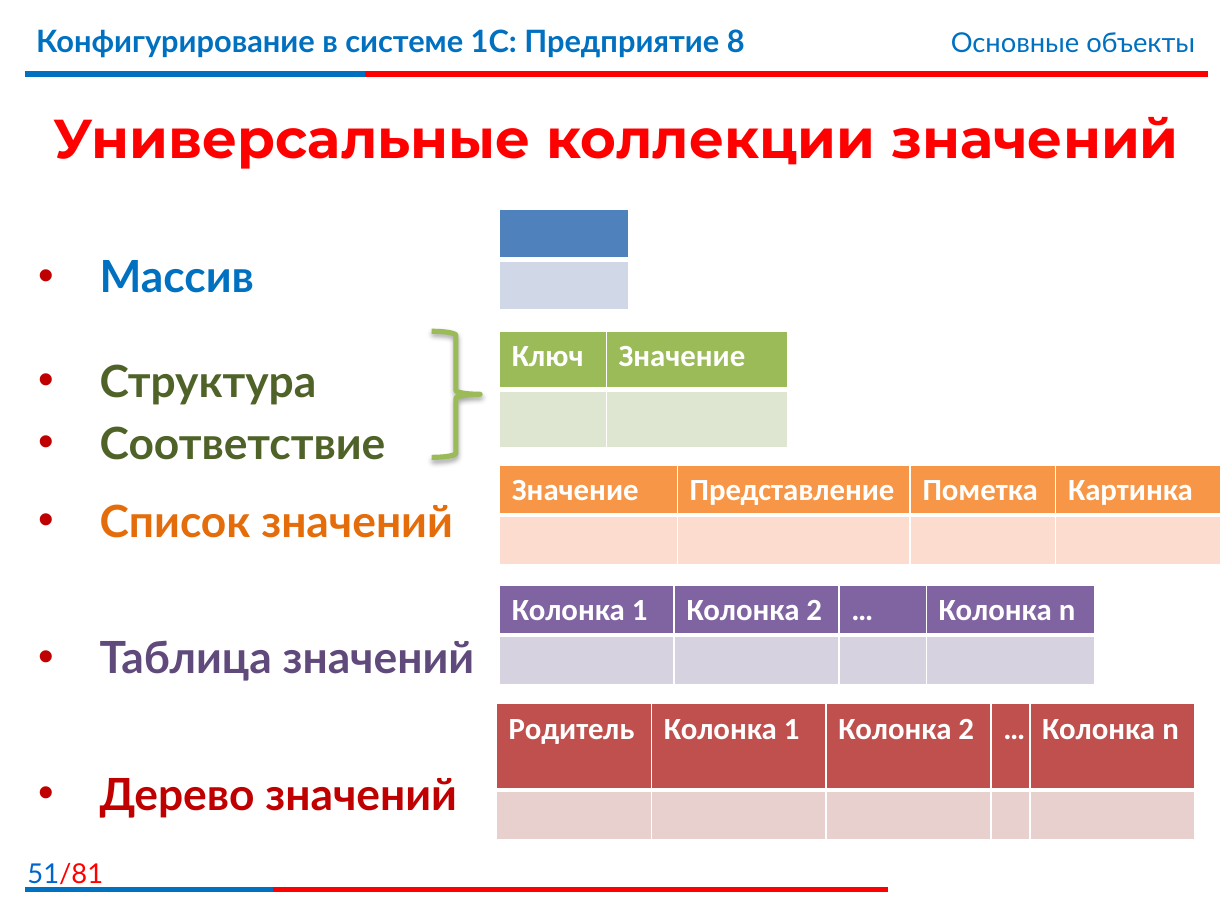
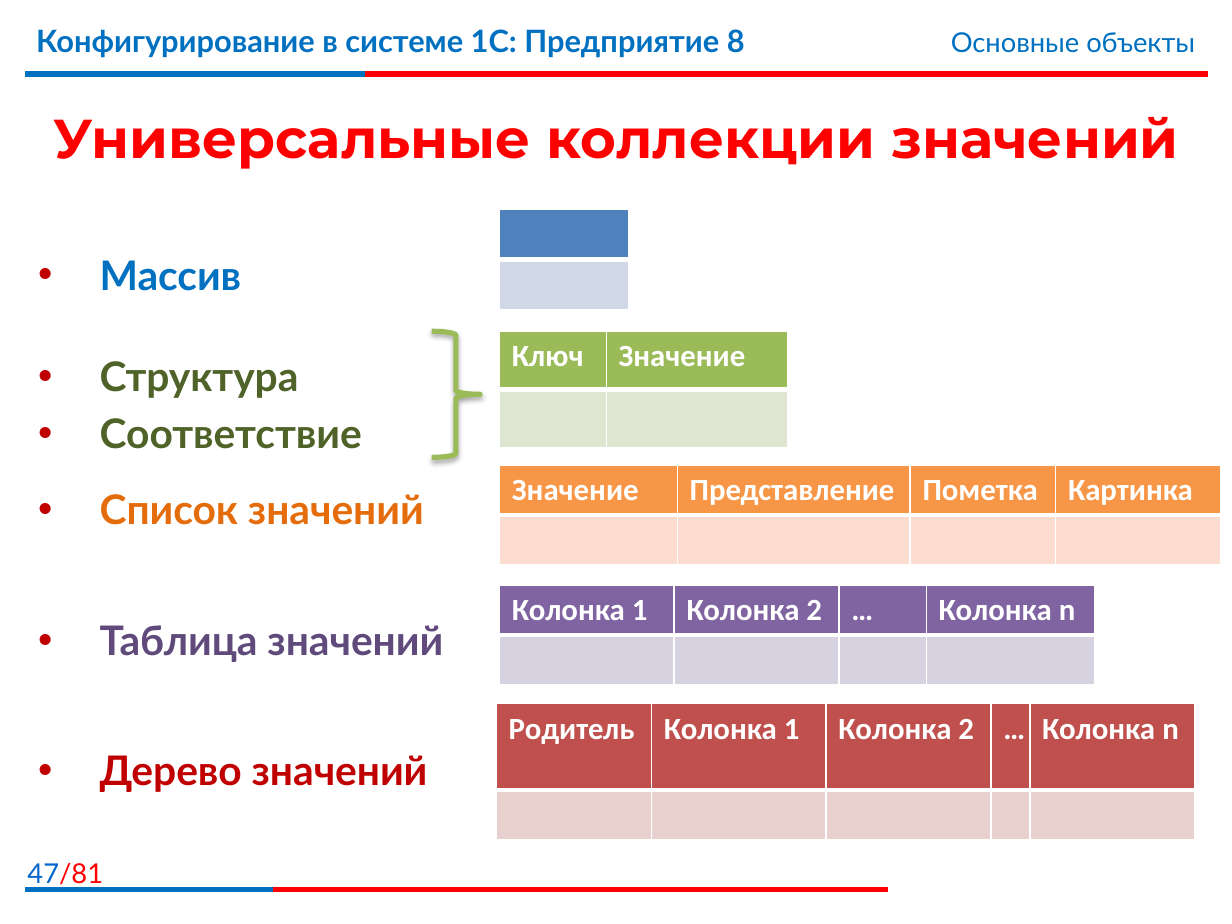
Before and after one commit to bestteacher-1c/documents_compl_kurs, a slide deck: slide 47 of Занятие_03/Иллюстрации3.pptx (slide 51 before the commit). Drawn at 1232x924 pixels with LibreOffice and Linux fonts; fonts in the diff are those of the drawing; background and template pictures are left out. Boxes give left, top, right and bottom in pixels: in the first picture for what was removed or moved away, otherwise in the second. Text is boxed around its words. In the diff, an @@ line names an element or a change of style, - is before the commit and + after.

```diff
--- a/Занятие_03/Иллюстрации3.pptx
+++ b/Занятие_03/Иллюстрации3.pptx
@@ text "Массив" at (100,260,443,792): size 25.9 to 23.8 pt; line spacing 1.8 to 1.9; line spacing 1.3 to 1.4; line spacing 2.4 to 2.5 @@
@@ page number at (27,863,103,889): text changed @@
-51/81
+47/81
```
Also in this commit, not shown: 4 other slides changed, 13 slides added, 16 slides removed.
